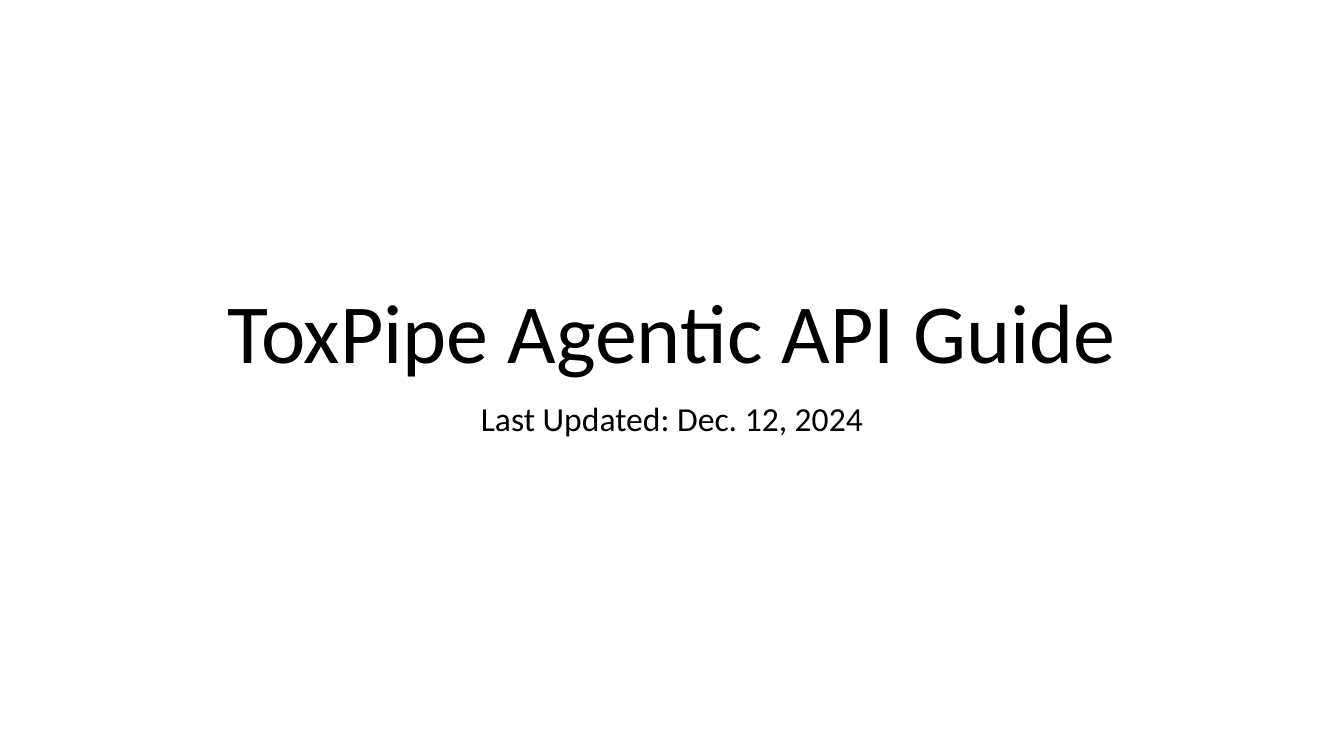
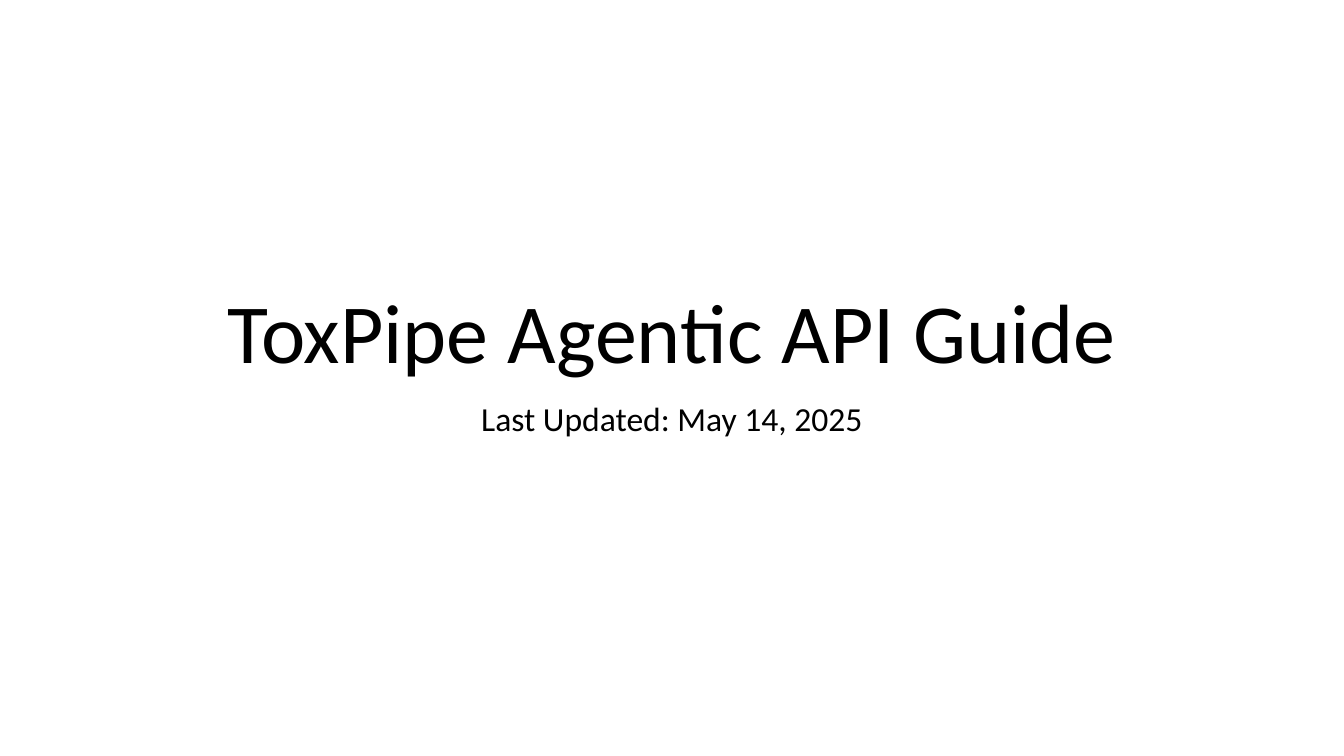
Before and after one commit to NIEHS/ToxPipe, a slide deck: slide 1 of ToxPipe API Guide.pptx. Drawn at 1344x756 pixels with LibreOffice and Linux fonts; fonts in the diff are those of the drawing. Boxes give left, top, right and bottom in pixels: in the first picture for what was removed or moved away, otherwise in the second. Text is boxed around its words. In the diff, an @@ line names an element or a change of style, - is before the commit and + after.

```diff
--- a/ToxPipe API Guide.pptx
+++ b/ToxPipe API Guide.pptx
@@ subtitle at (481, 407, 862, 437): text changed @@
-Last Updated: Dec. 12, 2024
+Last Updated: May 14, 2025
```
Also in this commit, not shown: 1 other slide changed, 1 other file.
